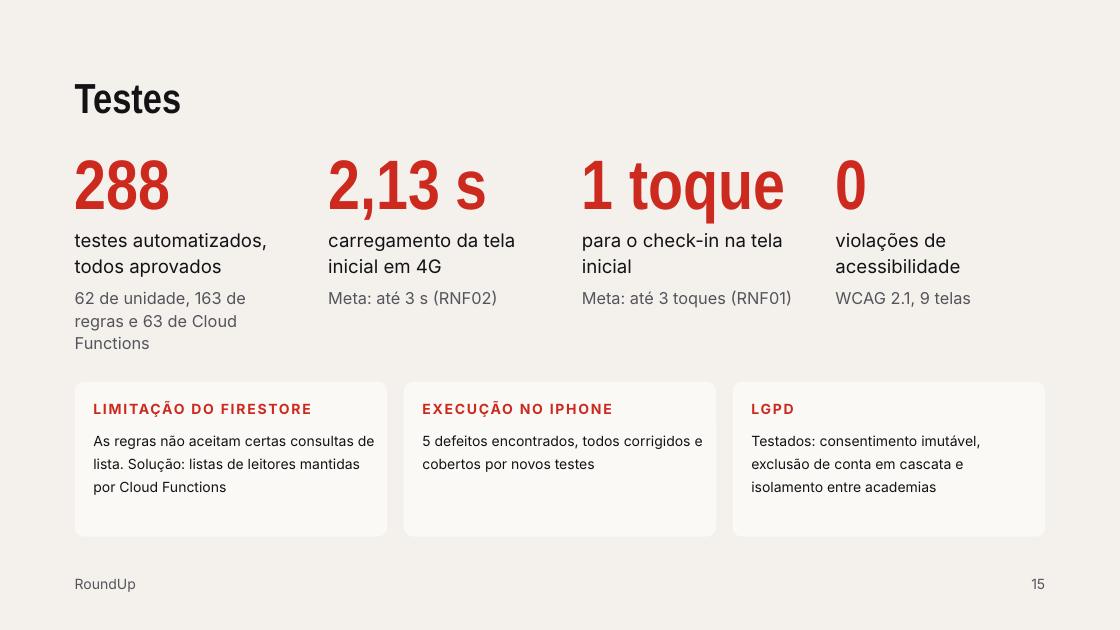
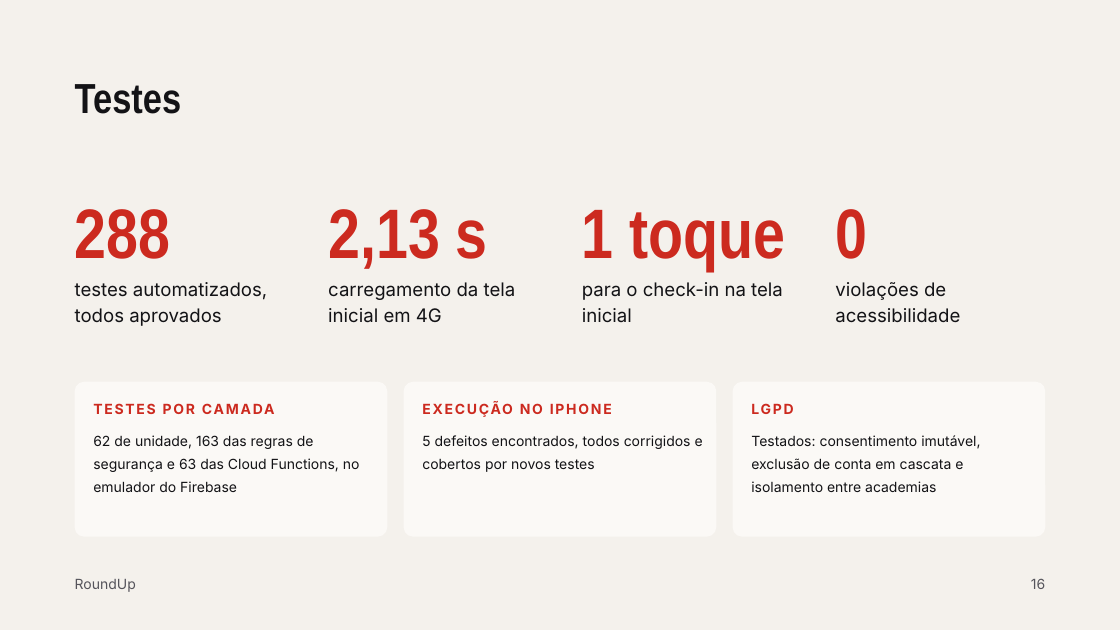
Before and after one commit to andreccoelho/roundup_app, a slide deck: slide 16 of docs/apresentacao-defesa/Defesa TCC — RoundUp.pptx (slide 15 before the commit). Drawn at 1120x630 pixels with LibreOffice and Linux fonts; fonts in the diff are those of the drawing. Boxes give left, top, right and bottom in pixels: in the first picture for what was removed or moved away, otherwise in the second. Text is boxed around its words. In the diff, an @@ line names an element or a change of style, - is before the commit and + after.

```diff
--- a/docs/apresentacao-defesa/Defesa TCC — RoundUp.pptx
+++ b/docs/apresentacao-defesa/Defesa TCC — RoundUp.pptx
@@ text removed at bbox=[75, 292, 246, 349] @@
-62 de unidade, 163 de regras e 63 de Cloud Functions
@@ text removed at bbox=[328, 290, 498, 306] @@
-Meta: até 3 s (RNF02)
@@ text removed at bbox=[582, 291, 792, 307] @@
-Meta: até 3 toques (RNF01)
@@ 8 texts: place and size @@
-8 texts at bbox=[75, 160, 960, 277]
+8 texts at bbox=[75, 209, 960, 326]
@@ text removed at bbox=[835, 292, 971, 307] @@
-WCAG 2.1, 9 telas
@@ text at bbox=[93, 401, 377, 420]: text changed @@
-LIMITAÇÃO DO FIRESTORE
+TESTES POR CAMADA
@@ text at bbox=[93, 435, 360, 492]: text changed @@
-As regras não aceitam certas consultas de lista. Solução: listas de leitores mantidas por Cloud Functions
+62 de unidade, 163 das regras de segurança e 63 das Cloud Functions, no emulador do Firebase
@@ text at bbox=[1031, 579, 1045, 589]: text changed @@
-15
+16
```
Also in this commit, not shown: 10 other slides changed, 1 slide added, 1 other file.
